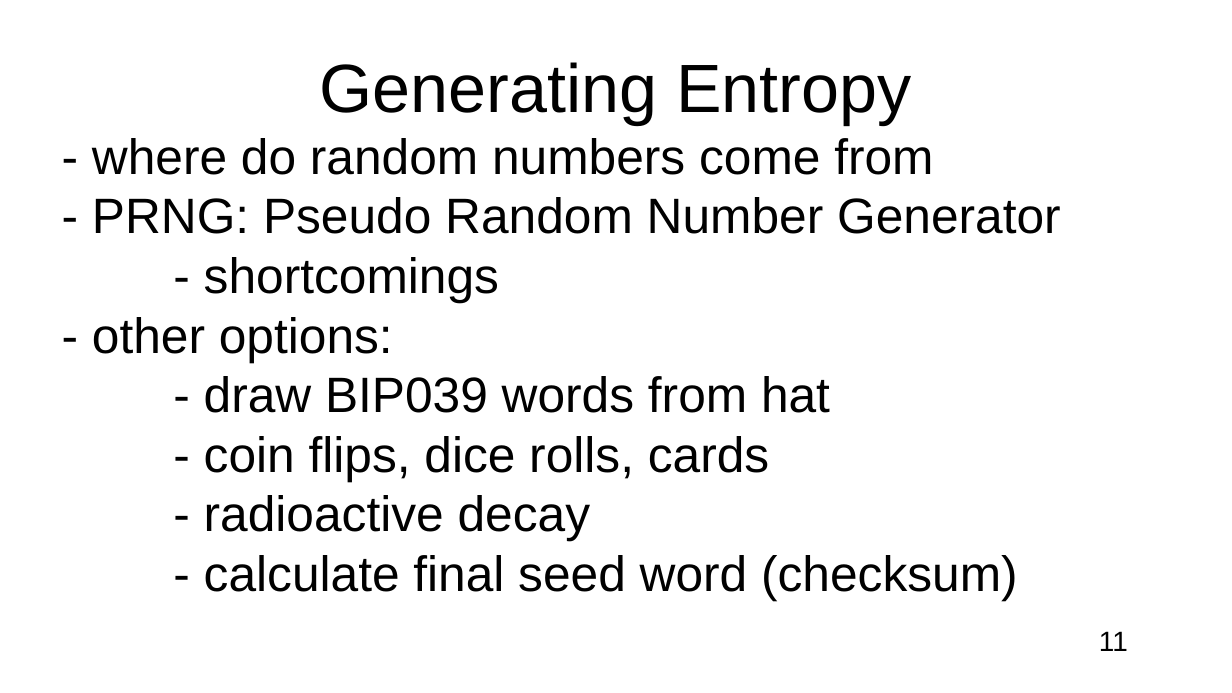
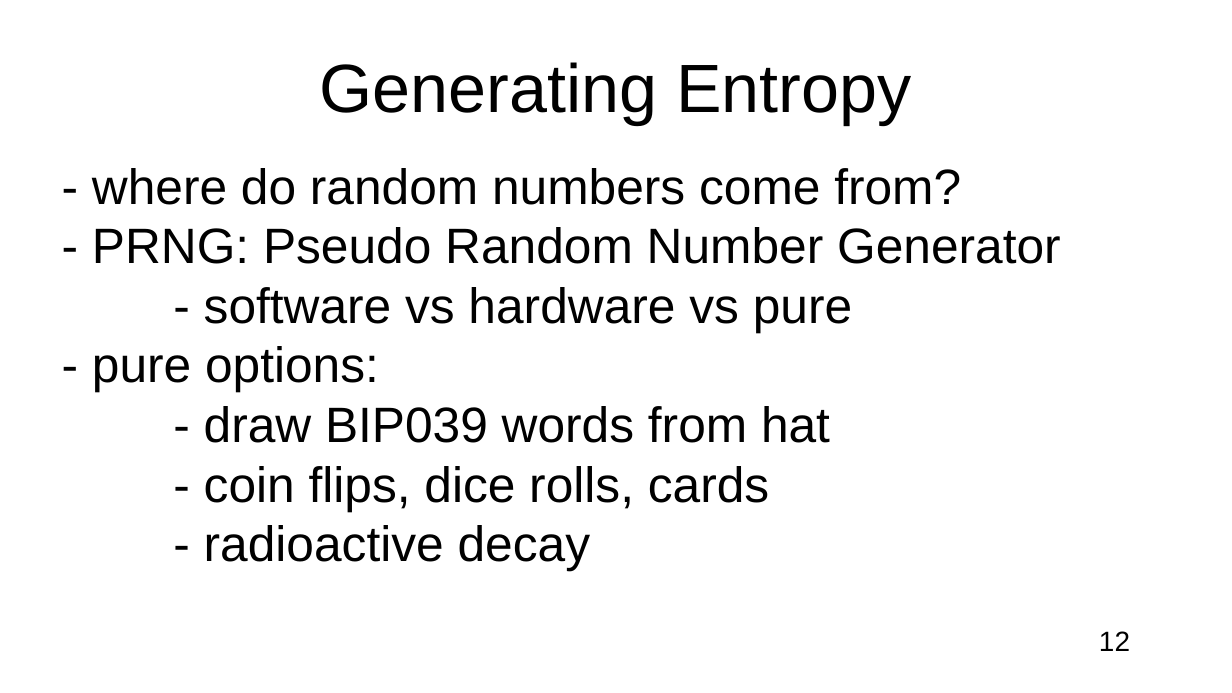
Before and after one commit to RaskaRuby/createSeedWords, a slide deck: slide 12 of slideShow.odp (slide 11 before the commit). Drawn at 1232x693 pixels with LibreOffice and Linux fonts; fonts in the diff are those of the drawing. Boxes give left, top, right and bottom in pixels: in the first picture for what was removed or moved away, otherwise in the second. Text is boxed around its words. In the diff, an @@ line names an element or a change of style, - is before the commit and + after.

```diff
--- a/slideShow.odp
+++ b/slideShow.odp
@@ text at (92, 168, 961, 205): text changed @@
-- where do random numbers come from
+- where do random numbers come from?
@@ text at (92, 287, 852, 392): text changed @@
-- shortcomings
-- other options:
+- software vs hardware vs pure
+- pure options:
@@ text at (204, 555, 1018, 601): paragraph removed @@
-- calculate final seed word (checksum)
@@ page number at (1099, 631, 1130, 651): text changed @@
-11
+12
```
Also in this commit, not shown: 10 other slides changed.
